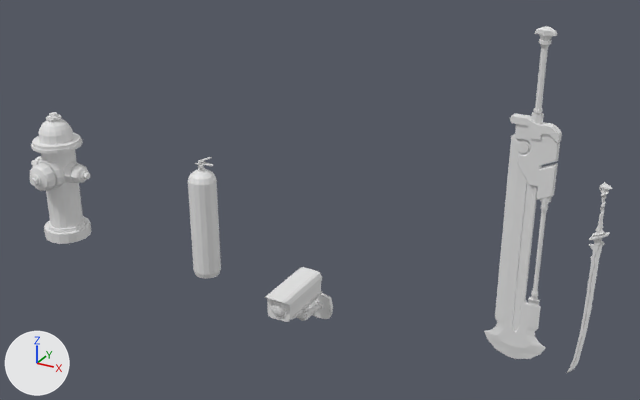
An edit to the Blender file Modelos/Blends/FishAssetsMetade.blend, drawn before and after from the same camera.
Rendered twice from a camera (50 mm lens) standing at (4.58, -3.43, 2.29) and looking at (2.72, -0.05, 0.6). The lights are fixed; the arrows at lower left show +X, +Y and +Z.

The first picture shows 'Camera', 'Espada Grande', 'Extintor', 'Hidrante', 'Katana'.
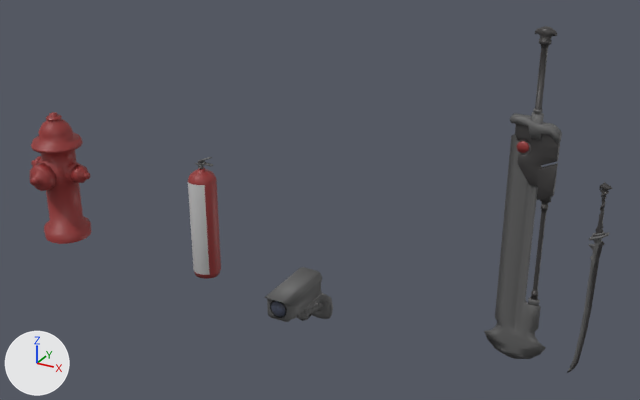
Changed parts and their boxes [x1, y1, x2, y2] in the pictures (640 x 400 px):
'Hidrante', recoloured, shading changed
    both: [30, 112, 91, 244]
part 1 of me_katana, recoloured
    both: [580, 232, 609, 335]
part 2 of me_katana, recoloured
    both: [567, 334, 583, 372]
part 3 of me_katana, recoloured (grey to black)
    both: [588, 182, 612, 311]
part 4 of me_katana, recoloured
    both: [567, 335, 586, 373]
part 5 of me_katana, recoloured
    both: [583, 311, 591, 335]
part 6 of me_espada_grande, recoloured
    both: [484, 294, 546, 359]
part 7 of me_espada_grande, recoloured
    both: [510, 108, 562, 153]
part 8 of me_espada_grande, recoloured
    both: [497, 136, 538, 301]
part 9 of me_espada_grande, recoloured (grey to black)
    both: [515, 124, 560, 214]
part 10 of me_espada_grande, recoloured
    both: [535, 26, 557, 110]
part 11 of me_espada_grande, recoloured (grey to black)
    both: [531, 213, 546, 300]
part 12 of me_espada_grande, recoloured
    both: [517, 141, 529, 153]
part 13 of me_camera, recoloured (grey to black)
    both: [297, 304, 320, 320]
part 14 of me_camera, recoloured (grey to black)
    both: [308, 293, 333, 319]
part 15 of me_camera, recoloured (grey to black)
    both: [264, 297, 302, 322]
part 16 of me_camera, recoloured (white to grey)
    both: [266, 267, 322, 316]
part 17 of me_camera, recoloured
    both: [265, 267, 303, 298]
part 18 of me_camera, recoloured
    both: [270, 300, 287, 318]
part 19 of me_camera, recoloured (grey to blue)
    both: [271, 301, 285, 317]
part 21 of me_extintor, recoloured
    both: [188, 168, 216, 185]
part 22 of me_extintor, recoloured
    both: [194, 269, 221, 279]
part 23 of me_extintor, recoloured
    both: [205, 179, 221, 274]
part 24 of me_extintor, recoloured
    both: [195, 157, 213, 169]

Patch to the scene script:
```diff
--- a/Modelos/Blends/FishAssetsMetade.blend.py
+++ b/Modelos/Blends/FishAssetsMetade.blend.py
@@ mat_cinza @@
+mat_cinza = principled_material('Cinza')
+mat_cinza.base_color = (0.127, 0.127, 0.127)  # dark grey #646464
+mat_cinza.metallic = 0.0955
+mat_cinza.roughness = 0.601
@@ mat_branco @@
+mat_branco = principled_material('Branco')
+mat_branco.base_color = (0.514, 0.514, 0.514)  # grey #bebebe
@@ mat_azul @@
+mat_azul = principled_material('Azul')
+mat_azul.base_color = (0.0484, 0.0578, 0.0919)  # dark blue #3e4455
@@ mat_preto @@
+mat_preto = principled_material('Preto')
+mat_preto.base_color = (0.00419, 0.00446, 0.00577)  # black #0d0e11
@@ mat_cinza_escuro @@
+mat_cinza_escuro = principled_material('Cinza Escuro')
+mat_cinza_escuro.base_color = (0.0443, 0.0416, 0.0414)  # black #3b3939
@@ me_katana @@
 me_katana.from_pydata(...)  # 538 vertices, 501 faces; spans x -0.055..0.039, y -0.02..0.02, z -0.792..0.138
+# me_katana part 1: 203 of the faces centred in x -0.034..0.039, y -0.014..0.014, z -0.516..-0.08 switch from no material to mat_cinza (dark grey #646464)
+# me_katana part 2: 52 of the faces centred in x -0.05..-0.014, y -0.005..0.005, z -0.78..-0.637 switch from no material to mat_cinza (dark grey #646464)
+# me_katana part 3: 234 of the faces centred in x -0.022..0.024, y -0.01..0.01, z -0.348..0.136 switch from no material to mat_cinza_escuro (black #3b3a39)
+# me_katana part 4: 10 of the faces centred in x -0.041..-0.007, y -0.001..0.001, z -0.776..-0.637 switch from no material to mat_cinza_escuro (black #3b3a39)
+# me_katana part 5: 2 of the faces centred in x 0.002, y -0.001..0.001, z -0.516 switch from no material to mat_cinza_escuro (black #3b3a39)
@@ me_espada_grande @@
 me_espada_grande.from_pydata(...)  # 653 vertices, 618 faces; spans x -0.14..0.14, y -0.03..0.03, z -1.31..0.21
+# me_espada_grande part 6: 131 of the faces centred in x -0.1..0.1, y -0.01..0.01, z -1.3..-0.99 switch from no material to mat_cinza (dark grey #646464)
+# me_espada_grande part 7: 100 of the faces centred in x -0.11..0.1, y -0.02..0.02, z -0.28..-0.13 switch from no material to mat_cinza (dark grey #646464)
+# me_espada_grande part 8: 15 of the faces centred in x -0.08..0.03, y -0.01..0.01, z -0.67..-0.64 switch from no material to mat_cinza (dark grey #646464)
+# me_espada_grande part 9: 192 of the faces centred in x -0.08..0.1, y -0.02..0.01, z -0.56..-0.21 switch from no material to mat_cinza_escuro (black #3b3a39)
+# me_espada_grande part 10: 92 of the faces centred in x -0.04..0.04, y -0.02..0.02, z 0.0..0.21 switch from no material to mat_cinza_escuro (black #3b3a39)
+# me_espada_grande part 11: 48 of the faces centred in x 0.06..0.08, y -0.01..0.01, z -0.98..-0.75 switch from no material to mat_cinza_escuro (black #3b3a39)
+# me_espada_grande part 12: 40 of the faces centred in x -0.07..-0.02, y -0.01..0.01, z -0.32..-0.27 switch from no material to mat_vermelho (red #933332)
@@ me_camera @@
 me_camera.from_pydata(...)  # 564 vertices, 554 faces; spans x -0.07..0.07, y -0.446..0.0, z -0.07..0.253
+# me_camera part 13: 230 of the faces centred in x -0.061..0.061, y -0.206..-0.047, z 0.005..0.239 switch from no material to mat_cinza (dark grey #646464)
+# me_camera part 14: 56 of the faces centred in x -0.068..0.068, y -0.031..-0.01, z -0.068..0.068 switch from no material to mat_cinza (dark grey #646464)
+# me_camera part 15: 36 of the faces centred in x -0.063..0.063, y -0.442..-0.332, z 0.123..0.249 switch from no material to mat_cinza (dark grey #646464)
+# me_camera part 16: 10 of the faces centred in x 0.0..0.066, y -0.277..-0.207, z 0.12..0.253 switch from no material to mat_cinza (dark grey #646464)
+# me_camera part 17: 8 of the faces centred in x -0.066..-0.048, y -0.275..-0.207, z 0.124..0.25 switch from no material to mat_cinza (dark grey #646464)
+# me_camera part 18: 48 of the faces centred in x -0.044..0.044, y -0.41..-0.406, z 0.14..0.232 switch from no material to mat_preto (black #0d0e11)
+# me_camera part 19: 46 of the faces centred in x -0.037..0.037, y -0.423..-0.406, z 0.148..0.225 switch from no material to mat_azul (dark blue #3e4455)
@@ me_hidrante @@
 me_hidrante.from_pydata(...)  # 701 vertices, 678 faces; spans x -0.21..0.21, y -0.215..0.14, z 0.0..0.745
+# me_hidrante part 20: all faces are now shaded smooth (678 of 678 changed)
+me_hidrante.materials.append(mat_vermelho)  # red #933332
@@ me_extintor @@
 me_extintor.from_pydata(...)  # 230 vertices, 213 faces; spans x -0.075..0.075, y -0.075..0.075, z 0.0..0.682
+# me_extintor part 21: 71 of the faces centred in x -0.066..0.066, y -0.066..0.066, z 0.558..0.606 switch from no material to mat_vermelho (red #933332)
+# me_extintor part 22: 28 of the faces centred in x -0.068..0.068, y -0.068..0.068, z 0.0..0.014 switch from no material to mat_vermelho (red #933332)
+# me_extintor part 23: 12 of the faces centred in x -0.072..0.072, y -0.041..0.072, z 0.286 switch from no material to mat_vermelho (red #933332)
+# me_extintor part 24: 98 of the faces centred in x -0.04..0.07, y -0.018..0.01, z 0.6..0.678 switch from no material to mat_cinza (dark grey #646464)
+# me_extintor part 25: all 4 faces centred in x -0.041..0.041, y -0.072..-0.061, z 0.286 switch from no material to mat_branco (grey #bebebe)
```
